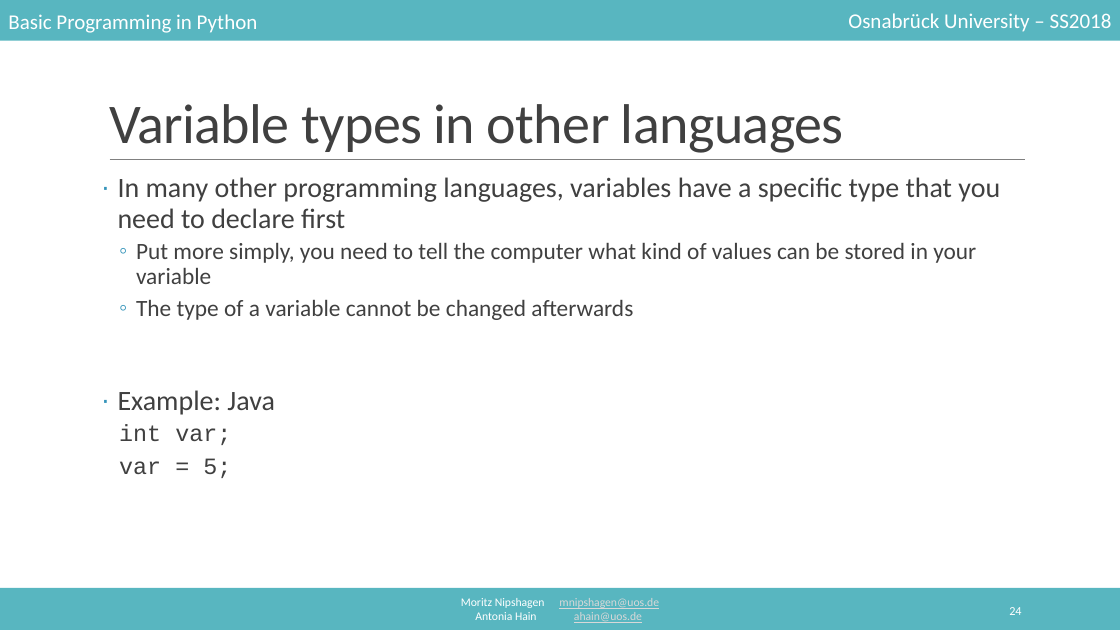
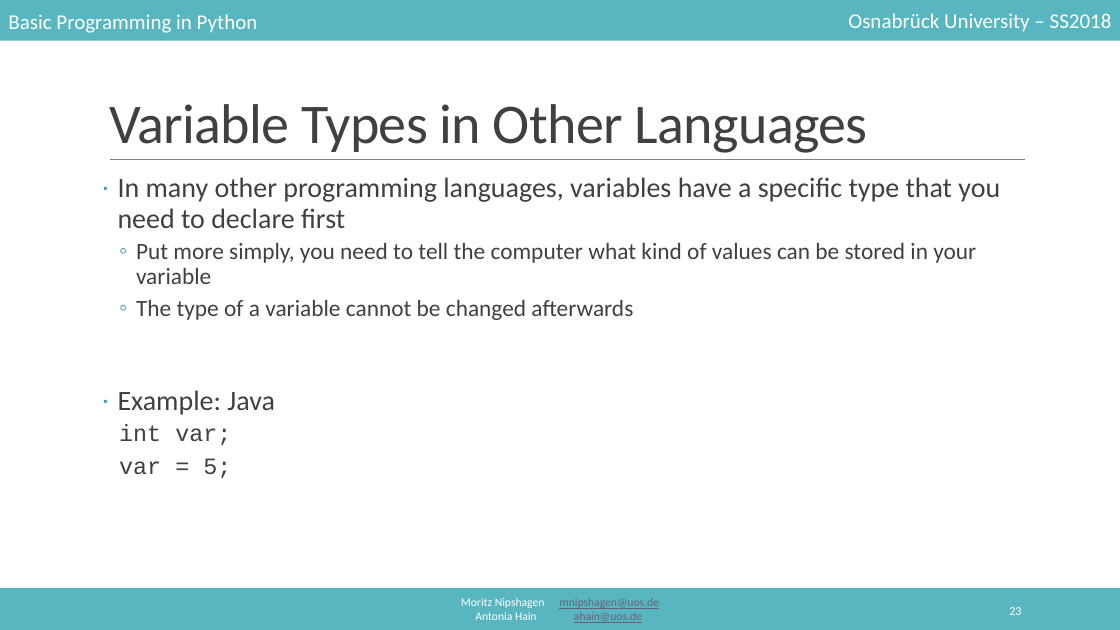
Before and after one commit to mnipshagen/monty, a slide deck: slide 23 of 2018/02/Syntax_and_variables.pptx (slide 24 before the commit). Drawn at 1120x630 pixels with LibreOffice and Linux fonts; fonts in the diff are those of the drawing. Boxes give left, top, right and bottom in pixels: in the first picture for what was removed or moved away, otherwise in the second. Text is boxed around its words. In the diff, an @@ line names an element or a change of style, - is before the commit and + after.

```diff
--- a/2018/02/Syntax_and_variables.pptx
+++ b/2018/02/Syntax_and_variables.pptx
@@ title at (109,104,867,153): text changed @@
-Variable types in other languages
+Variable Types in Other Languages
@@ text "Moritz Nipshagen mnipshagen@uos.de" at (461,598,659,623): text colour #D8D8D8 to #636378 in "mnipshagen@uos.de", "ahain@uos.de" @@
@@ page number at (1009,607,1021,615): text changed @@
-24
+23
```
Also in this commit, not shown: 38 other slides changed, 1 slide removed, 15 other files.
